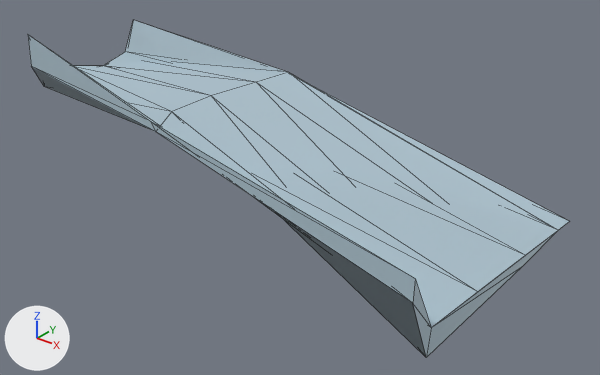
A saved change to the glTF model assets/su33d_aileron_right.glb.
Camera for both pictures: a 50 mm lens placed at (0.55, -0.968, 0.866), pointed at (-0.668, 0.554, -0.077). The lights are fixed; the arrows at lower left show +X, +Y and +Z. The first picture is the older version. Mesh edges are drawn as thin lines. Vertices at exactly the same position are counted once.

Script lines for the objects in view, before the commit:
```python
me_0_aileronright = bpy.data.meshes.new('0_AileronRight')
me_0_aileronright.from_pydata(...)  # 33 vertices, 62 faces; spans x -1.75..0.0, y 0.0..0.95, z -0.03..0.17
me_0_aileronright.materials.append(mat_6f8fa4)  # blue #afc5d1
# before: 1 (0.0, 0.07, 0.05) at pixel (431, 327), 2 (0.0, 0.24, 0.03) at pixel (477, 291), 3 (0.0, 0.44, 0.02) at pixel (525, 255), 4 (0.0, 0.61, 0.0) at pixel (558, 230), 6 (0.0, 0.61, 0.0) at pixel (558, 230)
# before: 7 (0.0, 0.44, -0.01) at pixel (523, 265), 8 (0.0, 0.23, -0.01) at pixel (473, 312), 9 (0.0, 0.06, -0.01) at pixel (426, 357), 13 (-0.88, 0.42, 0.12), 14 (-0.88, 0.58, 0.11)
# before: 15 (-0.88, 0.72, 0.09), 26 (-1.75, 0.9, 0.0) at pixel (125, 51), 28 (-1.75, 0.9, -0.02), 29 (-1.75, 0.79, -0.02) at pixel (102, 65), 31 (-1.75, 0.55, -0.03) at pixel (44, 86)
ob_0_aileronright = bpy.data.objects.new('0_AileronRight', me_0_aileronright)
ob_0_aileronright.location = (0.0, 0.0, 0.0)
```
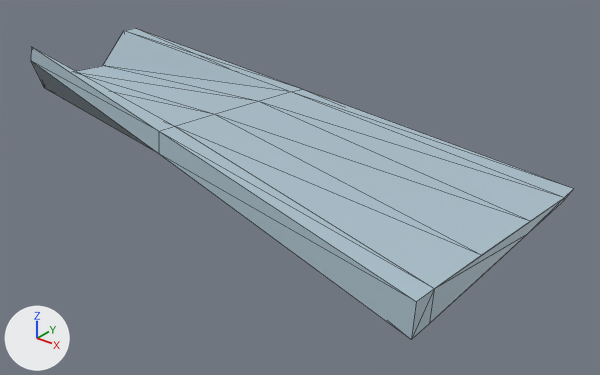
What differs and where, as boxes (x1, y1, x2, y2) in the pictures (600 x 375 px):
'0_AileronRight', reshaped (8% shorter): before (28, 20, 570, 358); after (31, 28, 574, 340)

What the commit changed:
me_0_aileronright is used by ob_0_aileronright; location (0.0, 0.0, 0.0).
me_0_aileronright had 33 vertices, 62 faces and spanned x -1.75..0.0, y 0.0..0.95, z -0.03..0.17.
me_0_aileronright now has 33 vertices, 62 faces and spans x -1.75..0.0, y 0.01..0.96, z -0.04..0.13.
Part 1, on me_0_aileronright:
Vertices 1 to 4, 26 of me_0_aileronright move by (0.0, 0.0, 0.08).
Vertices 6 to 9 of me_0_aileronright move by (0.0, 0.0, 0.07).
Vertices 28, 29, 31 of me_0_aileronright move by (0.0, 0.0, -0.01).
Vertices 13, 14, 15 of me_0_aileronright move by (0.01, 0.04, -0.01).
Vertex 0 of me_0_aileronright moves from (0.0, 0.01, 0.17) at pixel (415, 278) to (0.0, 0.01, 0.13) at pixel (416, 301).
Vertex 5 of me_0_aileronright moves from (0.0, 0.67, 0.0) at pixel (569, 221) to (0.0, 0.67, 0.08) at pixel (573, 188).
Vertex 10 of me_0_aileronright moves from (0.0, 0.0, 0.13) at pixel (412, 303) to (0.0, 0.01, 0.06) at pixel (411, 339).
Vertex 11 of me_0_aileronright moves from (-0.88, 0.25, 0.15) at pixel (150, 121) to (-0.87, 0.27, 0.12) at pixel (158, 131).
Vertex 12 of me_0_aileronright moves from (-0.88, 0.28, 0.13) to (-0.87, 0.32, 0.12) at pixel (174, 126).
Vertex 16 of me_0_aileronright moves from (-0.88, 0.78, 0.13) to (-0.87, 0.82, 0.08) at pixel (302, 89).
Vertex 17 of me_0_aileronright moves from (-0.87, 0.76, 0.14) at pixel (288, 72) to (-0.87, 0.77, 0.07).
Vertex 18 of me_0_aileronright moves from (-0.87, 0.62, 0.15) at pixel (256, 82) to (-0.87, 0.63, 0.07).
Vertex 19 of me_0_aileronright moves from (-0.87, 0.45, 0.16) at pixel (211, 95) to (-0.87, 0.46, 0.07).
Vertex 20 of me_0_aileronright moves from (-0.87, 0.31, 0.15) at pixel (171, 111) to (-0.87, 0.32, 0.06).
Vertex 21 of me_0_aileronright moves from (-0.87, 0.26, 0.12) at pixel (155, 131) to (-0.87, 0.26, 0.06) at pixel (158, 153).
Vertex 22 of me_0_aileronright moves from (-1.75, 0.52, 0.15) at pixel (27, 34) to (-1.75, 0.52, 0.11) at pixel (31, 46).
Vertex 27 of me_0_aileronright moves from (-1.75, 0.95, 0.11) at pixel (133, 19) to (-1.75, 0.96, 0.08) at pixel (135, 28).
Vertex 30 of me_0_aileronright moves from (-1.75, 0.66, 0.01) to (-1.75, 0.66, -0.02).
Vertex 32 of me_0_aileronright moves from (-1.75, 0.51, 0.05) at pixel (31, 66) to (-1.75, 0.52, 0.06) at pixel (30, 60).
